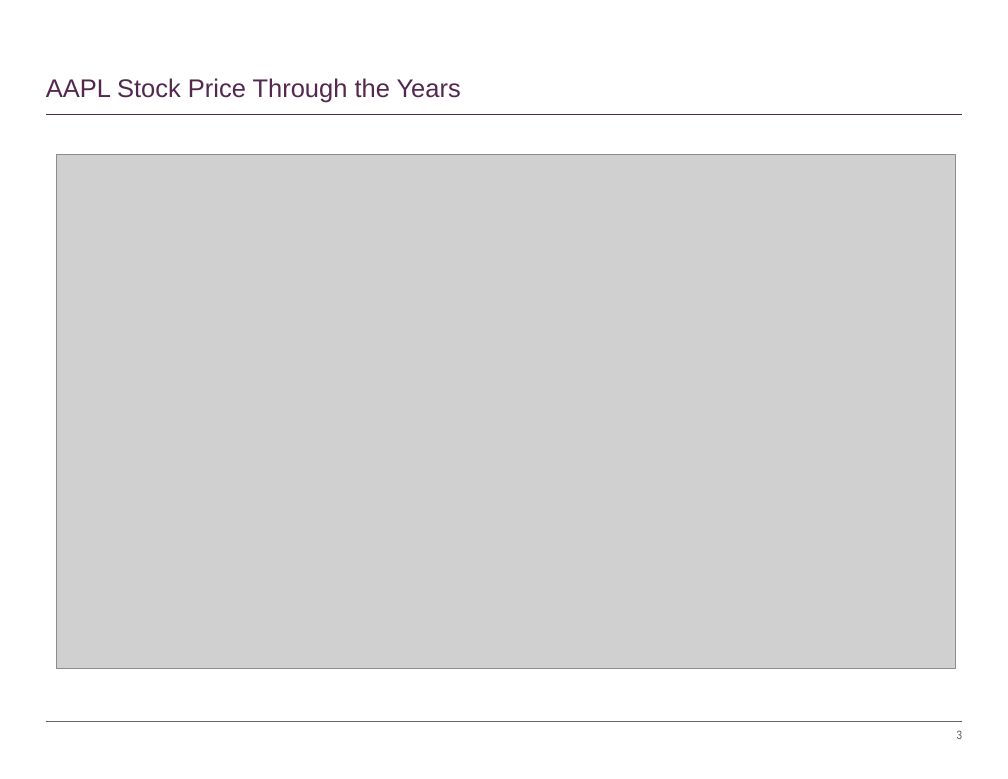
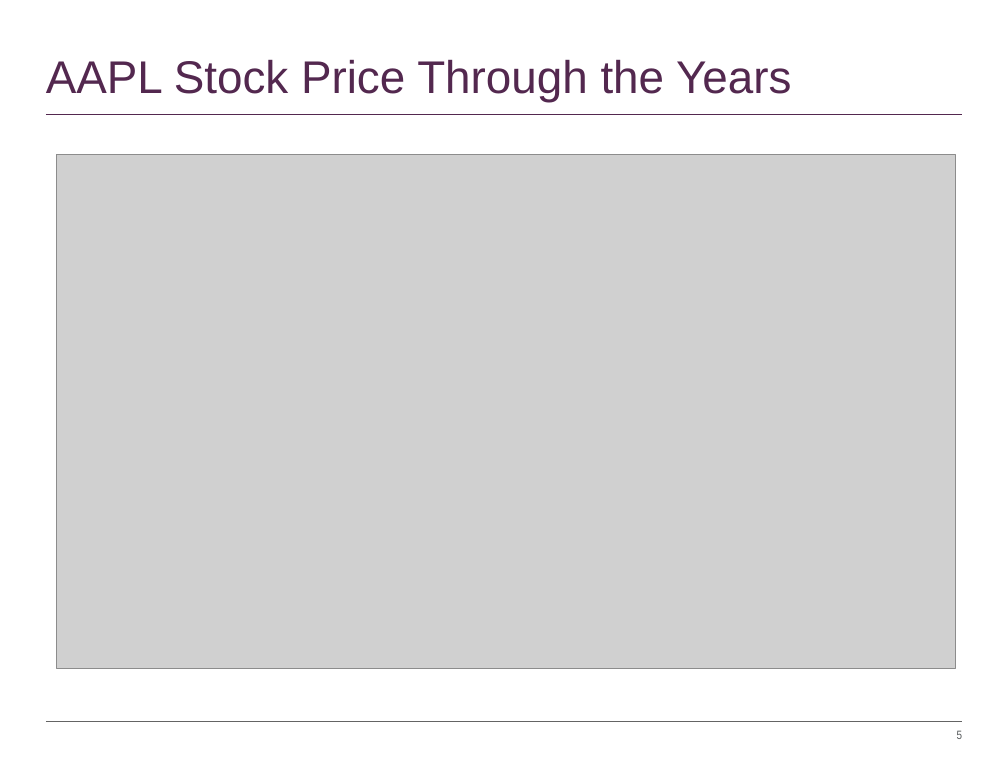
Before and after one commit to timothyyu/pr1-apple-stock-analysis, a slide deck: slide 5 of DataScience Project-One_Rutgers.pptx (slide 3 before the commit). Drawn at 1008x779 pixels with LibreOffice and Linux fonts; fonts in the diff are those of the drawing; grey boxes stand for pictures. Boxes give left, top, right and bottom in pixels: in the first picture for what was removed or moved away, otherwise in the second. Text is boxed around its words. In the diff, an @@ line names an element or a change of style, - is before the commit and + after.

```diff
--- a/DataScience Project-One_Rutgers.pptx
+++ b/DataScience Project-One_Rutgers.pptx
@@ title "AAPL Stock Price Through the ..." at [46, 59, 791, 102]: size 20 to 36 pt @@
```
Also in this commit, not shown: 6 other slides changed, 10 slides added, 1 slide removed.
